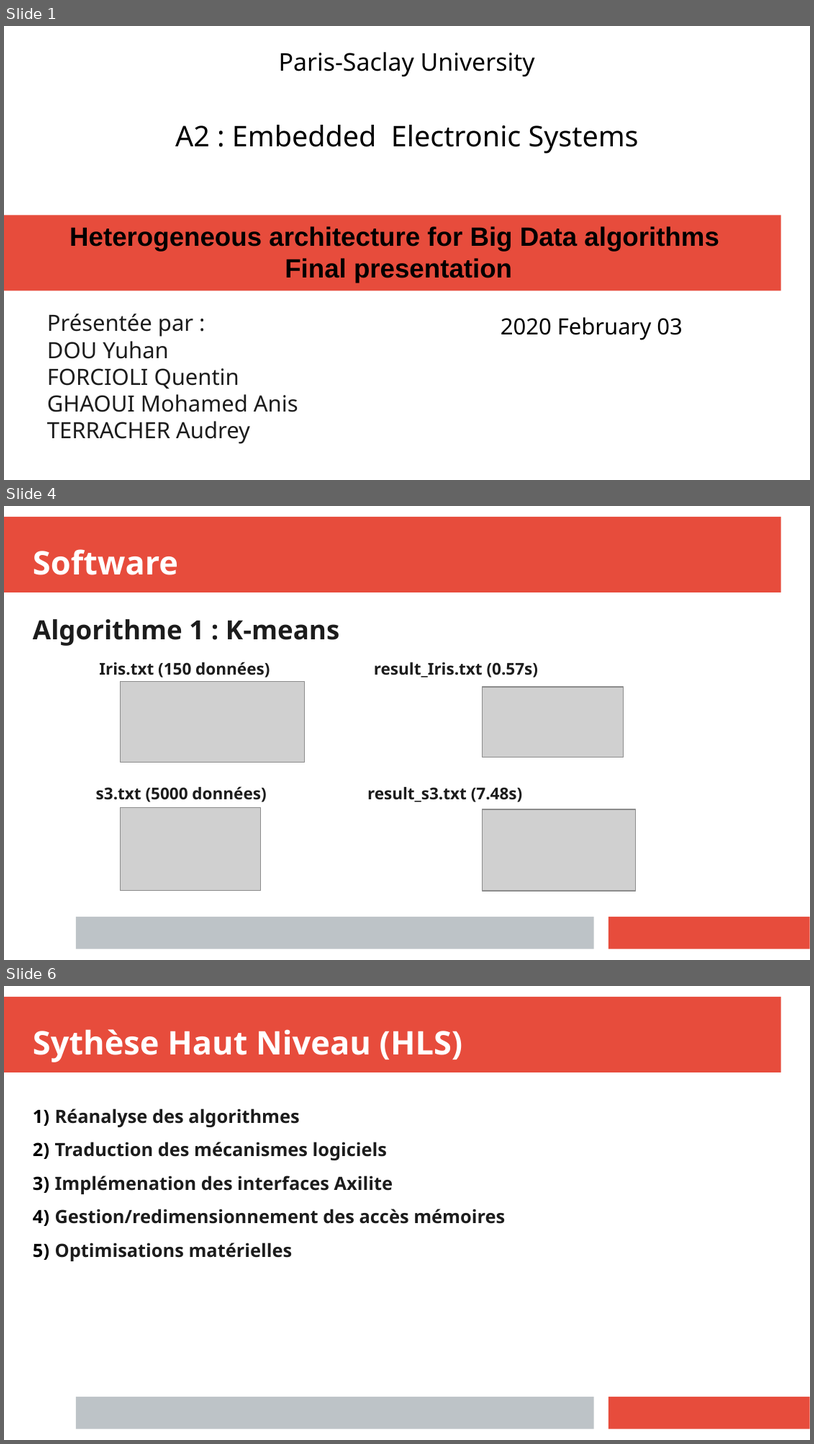
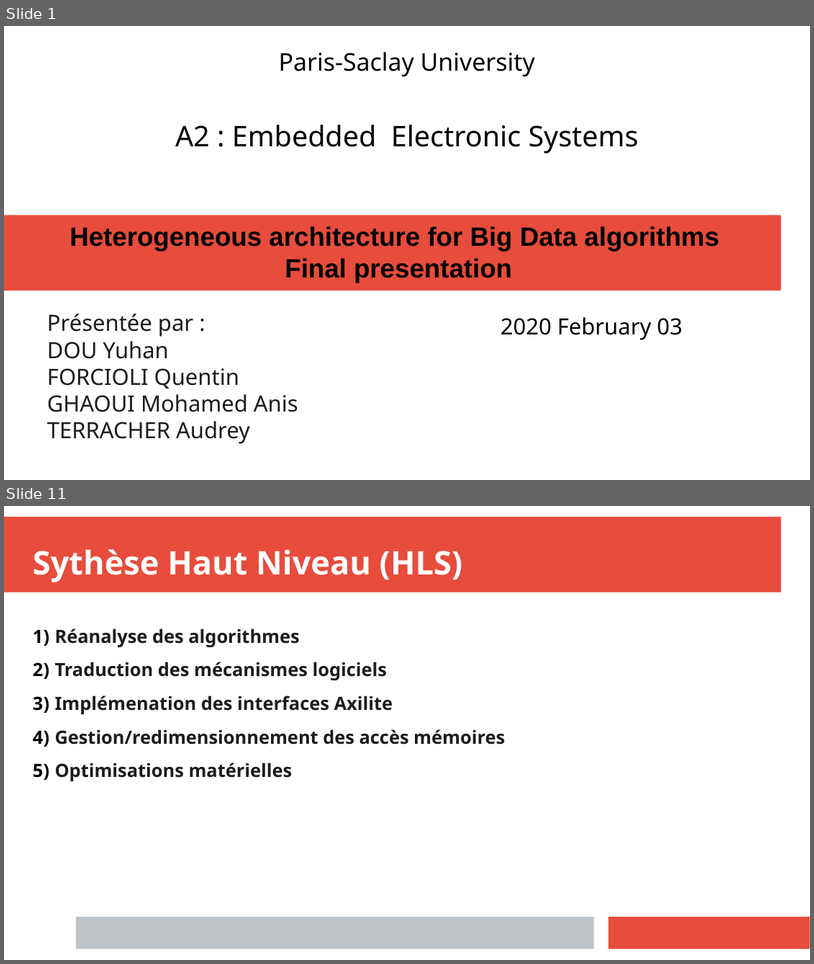
Before and after one commit to anisghaoui/A2, a slide deck: presentation_finale/prensent_A2_ghaoui.pptx. Shown one above the other, each under a label of ours: slides 1, 4 and 6 before the commit, slides 1 and 11 after it; the slides between them are not shown. The pictures are 814x1444 and 814x964 pixels, drawn with LibreOffice and Linux fonts; fonts in the diff are those of the drawing; grey boxes stand for pictures. Boxes give left, top, right and bottom in pixels: in the first picture for what was removed or moved away, otherwise in the second. Text is boxed around its words. In the diff, an @@ line names an element or a change of style, - is before the commit and + after.

```diff
--- a/presentation_finale/prensent_A2_ghaoui.pptx
+++ b/presentation_finale/prensent_A2_ghaoui.pptx
@@ slide 4 removed at (4,506,810,960), background #FFFFFF; not listed: 3 template elements that a slide beside it also shows @@
@@ text removed at (33,549,178,575) @@
-Software
@@ text removed at (33,619,538,802) @@
-Algorithme 1 : K-means
-Iris.txt (150 données) result_Iris.txt (0.57s)
-s3.txt (5000 données) result_s3.txt (7.48s)
@@ picture removed at (121,682,305,762) @@
@@ picture removed at (483,687,625,757) @@
@@ picture removed at (121,808,260,890) @@
@@ picture removed at (483,809,636,890) @@
@@ what was slide 6 is now slide 11 @@
```
Also in this commit, not shown: 1 slide changed, 8 slides added, 2 other slides removed, 14 other files.
